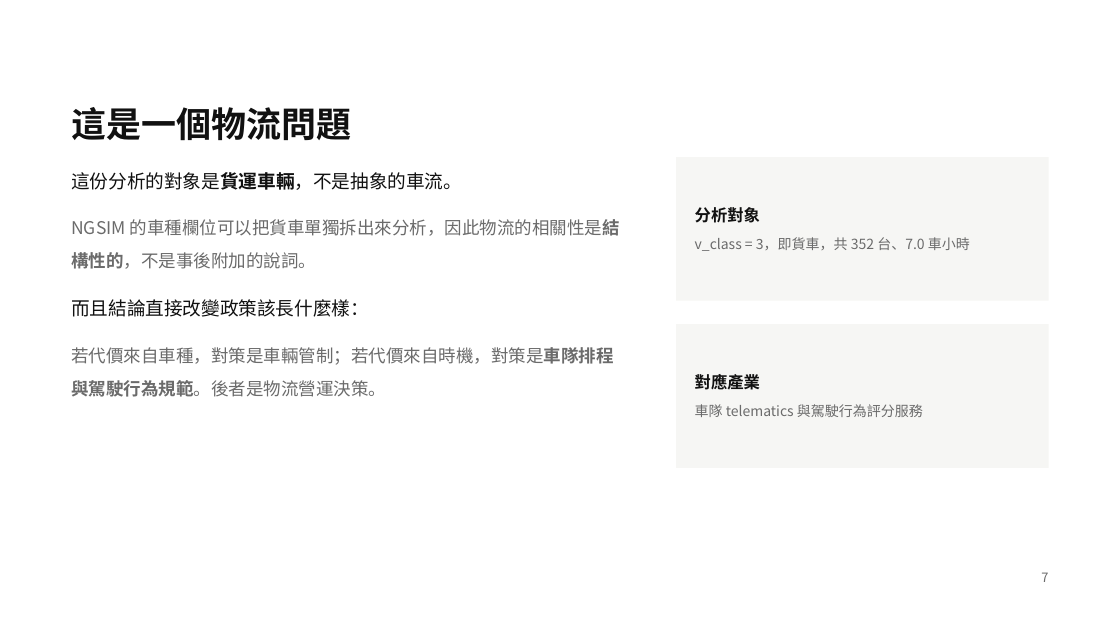
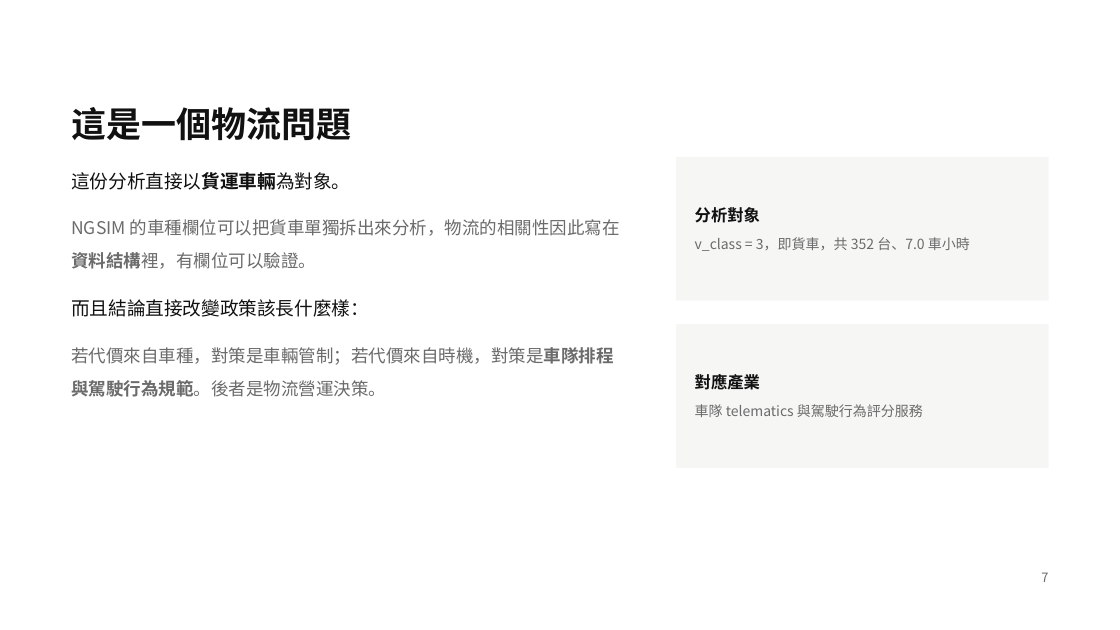
Before and after one commit to wein2004/lane-change-externality, a slide deck: slide 7 of 變換車道的外部成本.pptx. Drawn at 1120x630 pixels with LibreOffice and Linux fonts; fonts in the diff are those of the drawing. Boxes give left, top, right and bottom in pixels: in the first picture for what was removed or moved away, otherwise in the second. Text is boxed around its words. In the diff, an @@ line names an element or a change of style, - is before the commit and + after.

```diff
--- a/變換車道的外部成本.pptx
+++ b/變換車道的外部成本.pptx
@@ text at [71,172,620,269]: text changed @@
-這份分析的對象是貨運車輛，不是抽象的車流。
-NGSIM 的車種欄位可以把貨車單獨拆出來分析，因此物流的相關性是結構性的，不是事後附加的說詞。
+這份分析直接以貨運車輛為對象。
+NGSIM 的車種欄位可以把貨車單獨拆出來分析，物流的相關性因此寫在資料結構裡，有欄位可以驗證。
```
Also in this commit, not shown: 10 other slides changed, 3 other files.
